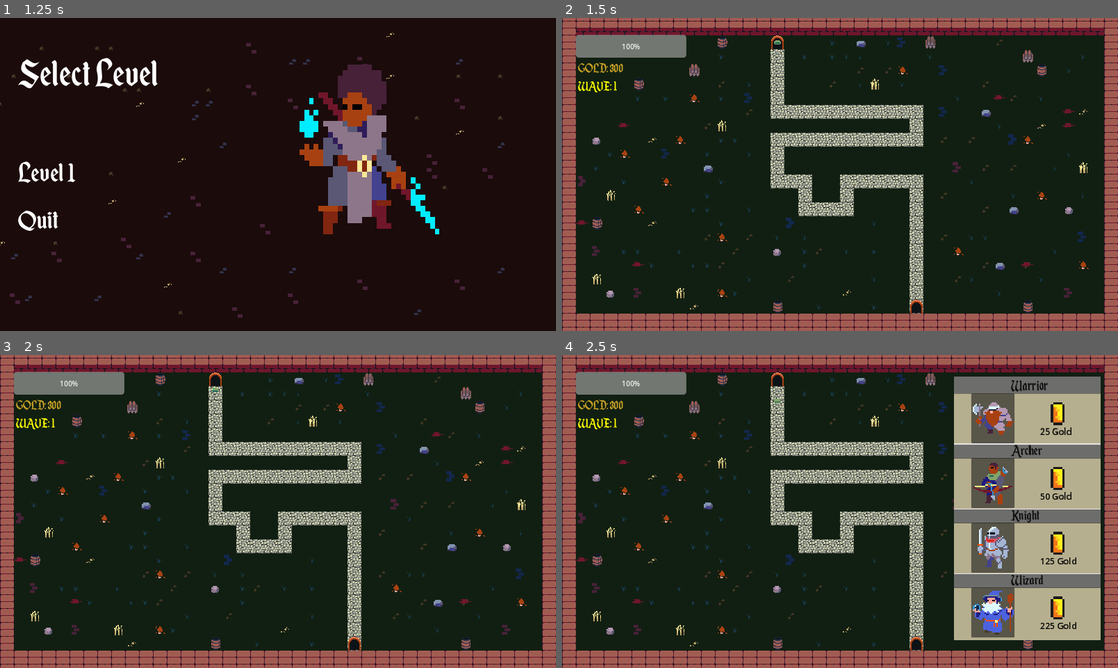
Above: before the commit, frames 1-4 (two rows, left to right).
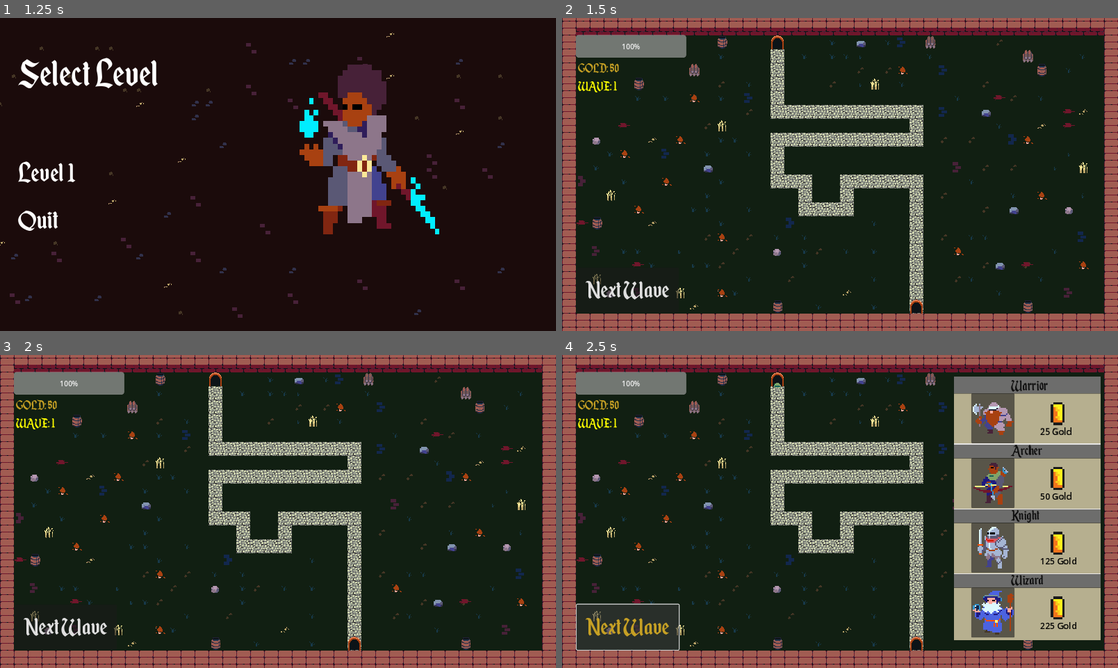
Above: after the commit, the same moments.

Repository: WizardsNStuff/tower-defense
Game: Godot game, scene res://menus-and-interfaces/main_menu/Main_Menu.tscn
Same seed, same stepped clock (60 frames per second), same inputs: the game is played once before the commit and once after it.
Inputs (mouse positions are in pixels of both pictures, inside the frame that each line leads up to):
- Up to frame 1 (1.25 s): click (38, 161) at 0.5 s
- Up to frame 2 (1.5 s): click (612, 174) at 1.25 s
- Up to frame 3 (2 s): no input
- Up to frame 4 (2.5 s): click (628, 627) at 2 s, where only the run after the commit has a clickable "Next Wave"

Frame 1 is identical in both runs. In frame 2, 0.5% of the frame differs, in the area x 4-40%, y 7-90%; in frame 3, 0.5%; in frame 4, 0.8%, in the area x 2-40%, y 8-95%.

Commit message:
Enemy stats nerfed. Spawn behaviour altered

Diff:
--- /dev/null
+++ b/Levels/Level1/next_wave.gd
@@ -0,0 +1,11 @@
+extends Button
+
+
+# Called when the node enters the scene tree for the first time.
+func _ready() -> void:
+	pass # Replace with function body.
+
+
+# Called every frame. 'delta' is the elapsed time since the previous frame.
+func _process(delta: float) -> void:
+	pass
--- a/enemies/goblin.gd
+++ b/enemies/goblin.gd
@@ -2,8 +2,8 @@
 
 
 func _ready() -> void:
-	move_speed = 200 # speed at which path is progressed
-	max_health = 75
+	move_speed = 150 # speed at which path is progressed
+	max_health = 10
 	damage = 5
 	gold = 10
 	current_health = max_health
--- a/enemies/orc.gd
+++ b/enemies/orc.gd
@@ -2,7 +2,7 @@
 
 func _ready() -> void:
 	move_speed = 100 # speed at which path is progressed
-	max_health = 100
+	max_health = 50
 	damage = 20
 	gold = 50
 	current_health = max_health
--- a/enemies/skeleton.gd
+++ b/enemies/skeleton.gd
@@ -2,7 +2,7 @@
 
 func _ready() -> void:
 	move_speed = 50 # speed at which path is progressed
-	max_health = 100
+	max_health = 10
 	damage = 10
 	gold = 20
 	current_health = max_health
--- a/enemies/slime.gd
+++ b/enemies/slime.gd
@@ -3,6 +3,6 @@
 
 func _ready() -> void:
 	move_speed = 50 # speed at which path is progressed
-	max_health = 50
+	max_health = 10
 	damage = 1
 	gold = 5
--- a/enemy_spawner.gd
+++ b/enemy_spawner.gd
@@ -2,7 +2,7 @@
 
 @export var enemy_scenes : Array[PackedScene]
 @export var spawn_interval = 1.0
-@export var path_follow_node : PathFollow2D
+@export var path2D_node : Path2D
 @onready var spawn_timer : Timer = $SpawnTimer
 @onready var wave_timer : Timer = $WaveTimer
 @export var path_follow_scene = preload("res://path_follow_2d.tscn")
@@ -13,72 +13,37 @@
 var orc = load("res://enemies/orc.tscn")
 var dragon = load("res://enemies/dragon.tscn")
 
-var waves = [
-		[slime],
-		[slime,goblin],
+var waveGold := 25
+var waves := [
+		# Wave 1: 10 slimes - 50 Gold
+		[slime,slime,slime,slime,slime,slime,slime,slime,slime,slime],
+		[slime, goblin],
 		[slime,goblin,skeleton],
 		[slime,goblin,skeleton,orc],
 		[slime,goblin,skeleton,orc,dragon]
 ]
 
 var wave_number = 0
+var is_wave_finished := false
 var stop_mob_spawns = false
 
 @onready var wave_label : Label = $"../WaveTime"
 
-func spawn_enemy() -> void:
-	var wave_mob_size = waves[wave_number].size()
+func spawn_wave() -> void:
+	# Spawn every enemy in current wave
+	for enemy in waves[wave_number]:
+		spawn_timer.start()
+		# Spawn enemy with pathfollow node and add to path2d
+		var enemy_scene = enemy.instantiate()
+		var pfScene = path_follow_scene.instantiate()
+		pfScene.add_child(enemy_scene)
+		path2D_node.add_child(pfScene)
+		# Wait for spawner to finish before next loop
+		await spawn_timer.timeout
 
-	# get random index for enemy
-	var random_index = randi_range(0,wave_mob_size - 1)
-
-	# get random enemy from scene array
-	var enemy_scene = waves[wave_number][random_index]
-
-	# create insatnce of enemy scene
-	var enemy_instance = enemy_scene.instantiate()
-
-	var path_follow_scene_instance = path_follow_scene.instantiate()
-
-	path_follow_scene_instance.add_child(enemy_instance)
-
-	# add enemy to scene tree
-	$"../Path2D".add_child(path_follow_scene_instance)
-
-		#path_follow_node.set_process(0)
-	#enemy_instance.position = path_follow_node.position
-
-	if spawn_timer.is_stopped() and not stop_mob_spawns:
-		spawn_timer.start()
-	if wave_timer.is_stopped()	and not stop_mob_spawns:
-		wave_timer.start()
-
-
-func _on_spawn_timer_timeout() -> void:
-	pass # spawn timer finished, spawn again
+func _on_next_wave_pressed() -> void:
+	if is_wave_finished == false:
+		spawn_wave()
 
 func _physics_process(_delta: float) -> void:
 	wave_label.text = "WAVE: " + str(wave_number + 1)
-
-	if spawn_timer.is_stopped() and not stop_mob_spawns:
-		spawn_enemy()
-	if wave_timer.is_stopped():
-		# goto next wave
-		# win
-
-		if (wave_number >= enemy_scenes.size()-1):
-			if get_parent().get_node("Path2D").get_children().is_empty():
-
-				get_tree().change_scene_to_file("res://menus-and-interfaces/main_menu/Main_Menu.tscn")
-				GameOver.showVictory = true
-			else:
-				wave_timer.stop()
-				spawn_timer.stop()
-				stop_mob_spawns = true
-		else:
-			wave_number += 1
-			spawn_enemy()
-
-
-func _on_wave_timer_timeout() -> void:
-	pass # Replace with function body.
--- a/level_1.gd
+++ b/level_1.gd
@@ -1,7 +1,7 @@
 extends Node2D
 
 var build_type
-var player_gold : int = 300
+var player_gold : int = 50
 var tower_prices : Dictionary = {
 	"wizard" : 225,
 	"knight" : 125,
--- a/level_1.tscn
+++ b/level_1.tscn
@@ -179,7 +179,7 @@
 tile_map_data = PackedByteArray("AAABAPb/AAAAABIAAAAGAPb/AAAGABEAAAAKAPv/AAAAABIAAAANAPf/AAAGABEAAAD1//j/AAAGABEAAAD2// …(1392 unchanged characters)…
 tile_set = SubResource("TileSet_w7e0w")
 
-[node name="Path2D" type="Path2D" parent="."]
+[node name="EnemyPath" type="Path2D" parent="."]
 curve = SubResource("Curve2D_e6ewd")
 
 [node name="Towers" type="Node2D" parent="."]
@@ -201,18 +201,25 @@
 offset_bottom = -269.0
 value = 100.0
 
-[node name="EnemySpawner" type="Node2D" parent="."]
+[node name="EnemySpawner" type="Node2D" parent="." node_paths=PackedStringArray("path2D_node")]
 script = ExtResource("7_b5s6h")
 enemy_scenes = Array[PackedScene]([ExtResource("8_mpe5n"), ExtResource("9_yw7ww"), ExtResource("10_cfvtt"), ExtResource("11_l3jb4"), ExtResource("12_j6t1s")])
+path2D_node = NodePath("../EnemyPath")
 
 [node name="SpawnTimer" type="Timer" parent="EnemySpawner"]
-wait_time = 2.0
 one_shot = true
 
-[node name="WaveTimer" type="Timer" parent="EnemySpawner"]
-wait_time = 5.0
-one_shot = true
+[node name="NextWave" type="Button" parent="."]
+offset_left = -606.0
+offset_top = 214.0
+offset_right = -371.0
+offset_bottom = 318.0
+mouse_default_cursor_shape = 2
+theme_override_colors/font_hover_pressed_color = Color(0.776471, 0.627451, 0.141176, 1)
+theme_override_colors/font_hover_color = Color(0.776471, 0.627451, 0.141176, 1)
+theme_override_fonts/font = ExtResource("2_w5en7")
+theme_override_font_sizes/font_size = 64
+text = "Next Wave"
 
 [connection signal="body_entered" from="Exit" to="Exit" method="_on_body_entered"]
-[connection signal="timeout" from="EnemySpawner/SpawnTimer" to="EnemySpawner" method="_on_spawn_timer_timeout"]
-[connection signal="timeout" from="EnemySpawner/WaveTimer" to="EnemySpawner" method="_on_wave_timer_timeout"]
+[connection signal="pressed" from="NextWave" to="EnemySpawner" method="_on_next_wave_pressed"]
